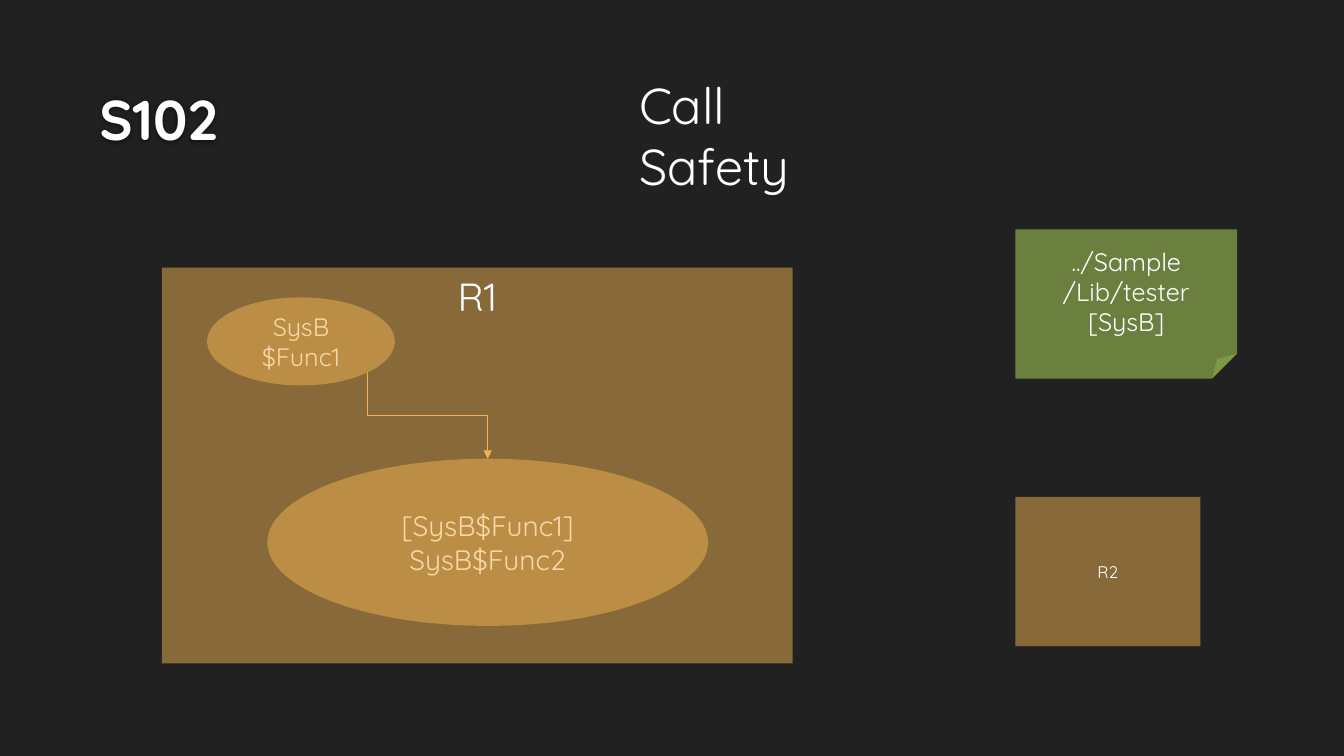
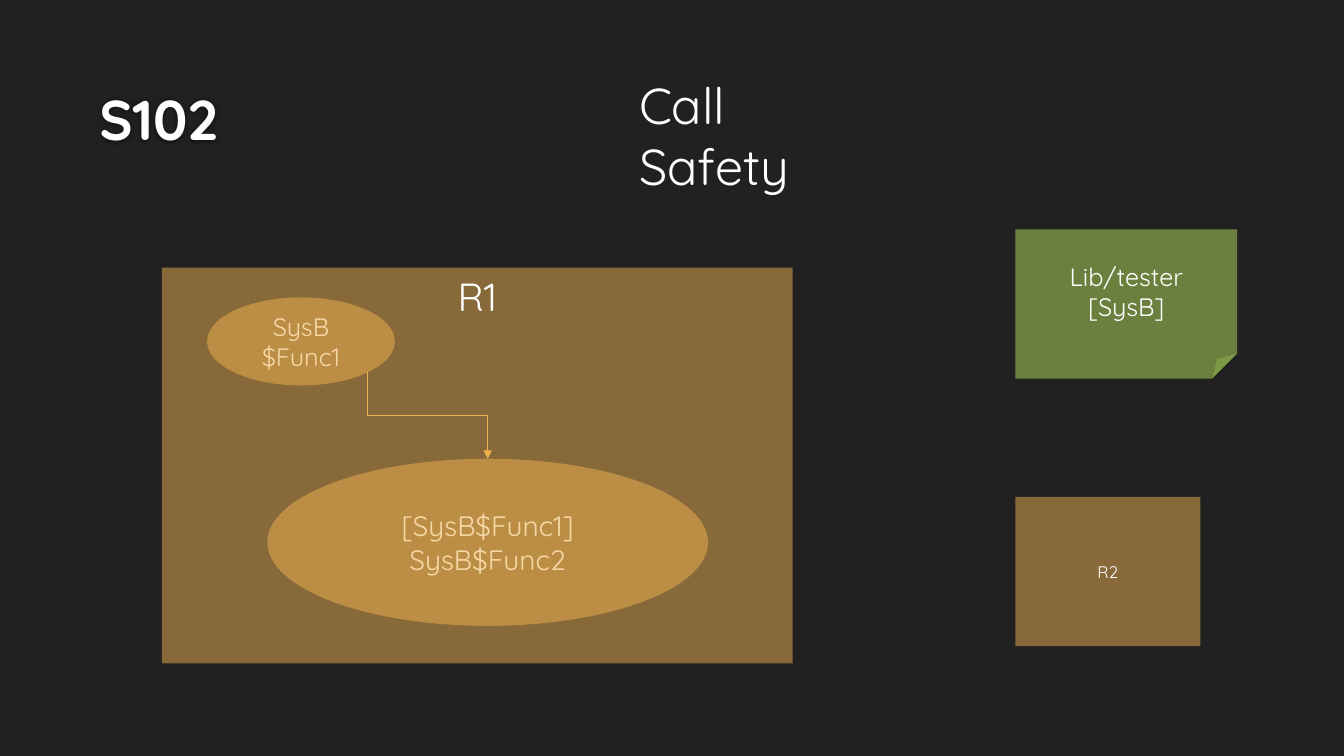
Before and after one commit to DualsoftDev/ds, a slide deck: slide 3 of DsDotNet/src/UnitTest/UnitTest.Model/ImportOfficeExample/ppt/T8_Safety.pptx. Drawn at 1344x756 pixels with LibreOffice and Linux fonts; fonts in the diff are those of the drawing; background and template pictures are left out. Boxes give left, top, right and bottom in pixels: in the first picture for what was removed or moved away, otherwise in the second. Text is boxed around its words. In the diff, an @@ line names an element or a change of style, - is before the commit and + after.

```diff
--- a/DsDotNet/src/UnitTest/UnitTest.Model/ImportOfficeExample/ppt/T8_Safety.pptx
+++ b/DsDotNet/src/UnitTest/UnitTest.Model/ImportOfficeExample/ppt/T8_Safety.pptx
@@ text in folded corner at (1070,266,1183,289): text changed @@
-../Sample
-/Lib/tester
+Lib/tester
```
Also in this commit, not shown: 33 other files.
